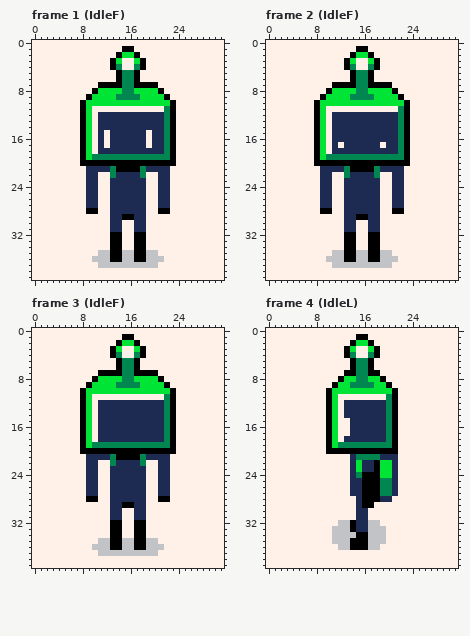
Two versions of one pixel-art file, Assets/_Project/Resources/Sprites/Players/Meat.aseprite. Above: the version before the commit.
32x40 pixels, 45 frames. Shown: frame 1 (IdleF), frame 2 (IdleF), frame 3 (IdleF), frame 4 (IdleL). The commit also changed other frames, which this record leaves out.
And afterwards:
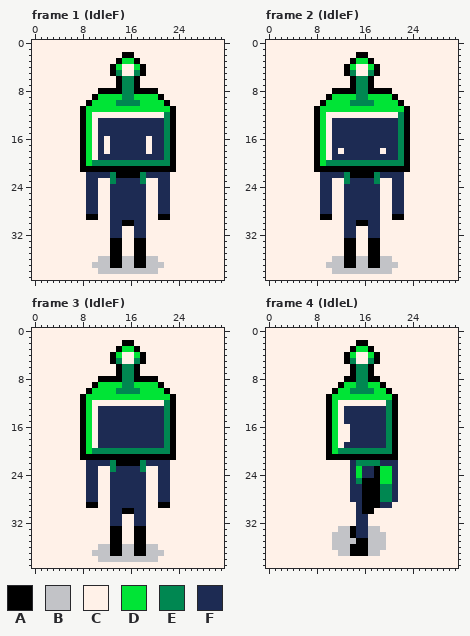
Palette (. is transparent): A #000000  B #c2c3c7  C #fff1e8  D #00e436  E #008751  F #1d2b53
From old to new:
Changed rows in their new state; - is an unchanged pixel.
Frame 1 (IdleF), layers "F_Props", "Player", "BG":
first column x 8:
 1 -------CC-------
 2 ------CAAC------
 3 -----CADDAC-----
 4 ------D--D------
 5 -----AECCEA-----
 7 ---CCC----CCC---
 8 --CAAAA--AAAAC--
 9 -CA---D--D---AC-
10 CA----EEEE----AC
11 --DDDDDDDDDDDDD-
12 ---CCCCCCCCCCC--
15 ----F------F----
18 ----C------C----
19 --CFFFFFFFFFFF--
20 -DEEEEEEEEEEEEE-
21 AAAAAA----AAAAAA
22 ---FF-AAAA-FF---
23 -----E----E-----
first column x 9:
28 FF----------FF
29 AA----FF----AA
30 ------AA------
32 ----FF--FF----
35 --CC--CC--CC--
36 -C----------C-
37 -B--AA--AA--B-
38 --BBBBBBBBBB--
Frame 2 (IdleF), layers "F_Props", "Player", "BG":
first column x 8:
 1 -------CC-------
 2 ------CAAC------
 3 -----CADDAC-----
 4 ------D--D------
 5 -----AECCEA-----
 7 ---CCC----CCC---
 8 --CAAAA--AAAAC--
 9 -CA---D--D---AC-
10 CA----EEEE----AC
11 --DDDDDDDDDDDDD-
12 ---CCCCCCCCCCC--
first column x 8:
17 ----F------F----
18 ----C------C----
19 --CFFFFFFFFFFF--
20 -DEEEEEEEEEEEEE-
21 AAAAAA----AAAAAA
22 ---FF-AAAA-FF---
23 -----E----E-----
first column x 9:
28 FF----------FF
29 AA----FF----AA
30 ------AA------
32 ----FF--FF----
35 --CC--CC--CC--
36 -C----------C-
37 -B--AA--AA--B-
38 --BBBBBBBBBB--
Frame 3 (IdleF), layers "F_Props", "Player", "BG":
first column x 8:
 1 -------CC-------
 2 ------CAAC------
 3 -----CADDAC-----
 4 ------D--D------
 5 -----AECCEA-----
 7 ---CCC----CCC---
 8 --CAAAA--AAAAC--
 9 -CA---D--D---AC-
10 CA----EEEE----AC
11 --DDDDDDDDDDDDD-
12 ---CCCCCCCCCCC--
first column x 8:
19 --CFFFFFFFFFFF--
20 -DEEEEEEEEEEEEE-
21 AAAAAA----AAAAAA
22 ---FF-AAAA-FF---
23 -----E----E-----
first column x 9:
28 FF----------FF
29 AA----FF----AA
30 ------AA------
32 ----FF--FF----
35 --CC--CC--CC--
36 -C----------C-
37 -B--AA--AA--B-
38 --BBBBBBBBBB--
Frame 4 (IdleL), layers "F_Props", "Player", "BG":
first column x 10:
 1 -----CC-----
 2 ----CAAC----
 3 ---CADDAC---
 4 ----D--D----
 5 ---AECCEA---
 7 ---C----C---
 8 --CAA--AAC--
 9 -CA-D--D-AC-
10 CA--EEEE--AC
11 --DDDDDDDDD-
12 ---CCCCCCC--
15 ---F--------
18 ---C--------
19 --CFFFFFFF--
20 -DEEEEEEEEE-
21 AAAAAAAAAAAA
22 -----EEEEFF-
24 -----DFF----
25 -----E---DD-
28 ----F----EEF
29 --------AFF-
30 ------AA----
32 --CCC--CC---
33 -C-------C--
34 ----AFF-----
35 ----B-------
36 -B-------B--
37 --BBAAABB---
